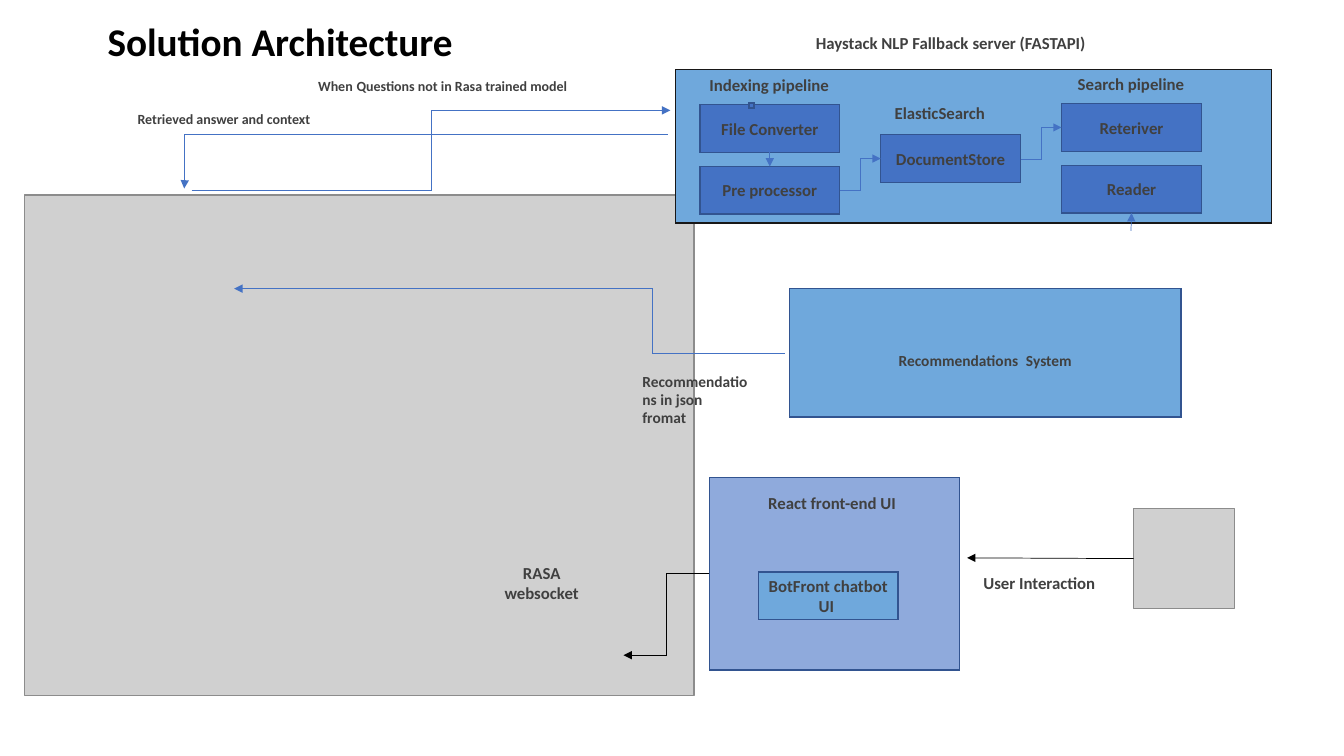
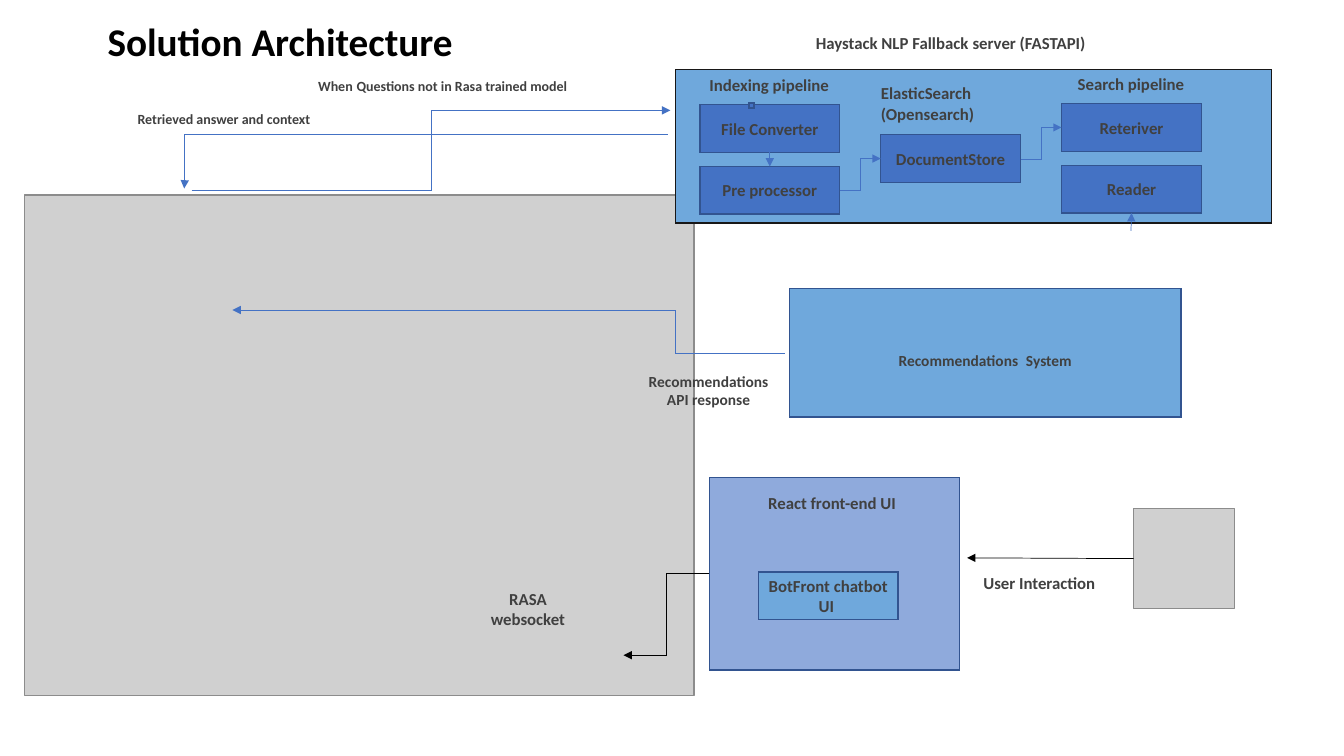
Before and after one commit to tarunmukku/exl-chatbot, a slide deck: slide 2 of EXL hackathon.pptx (slide 3 before the commit). Drawn at 1344x756 pixels with LibreOffice and Linux fonts; fonts in the diff are those of the drawing; grey boxes stand for pictures. Boxes give left, top, right and bottom in pixels: in the first picture for what was removed or moved away, otherwise in the second. Text is boxed around its words. In the diff, an @@ line names an element or a change of style, - is before the commit and + after.

```diff
--- a/EXL hackathon.pptx
+++ b/EXL hackathon.pptx
@@ text at bbox=[881, 87, 974, 123]: text changed @@
-ElasticSearch
+ElasticSearch (Opensearch)
@@ elbow arrow moved from (785, 353) - (234, 288) to (785, 353) - (233, 310) @@
@@ text at bbox=[649, 373, 769, 410]: text changed @@
-Recommendations in json fromat
+Recommendations API response
@@ text "RASA websocket": place and size @@
-text "RASA websocket" at bbox=[505, 568, 579, 599]
+text "RASA websocket" at bbox=[491, 594, 565, 625]
```
Also in this commit, not shown: 5 other slides changed, 1 slide added, 20 other files.
